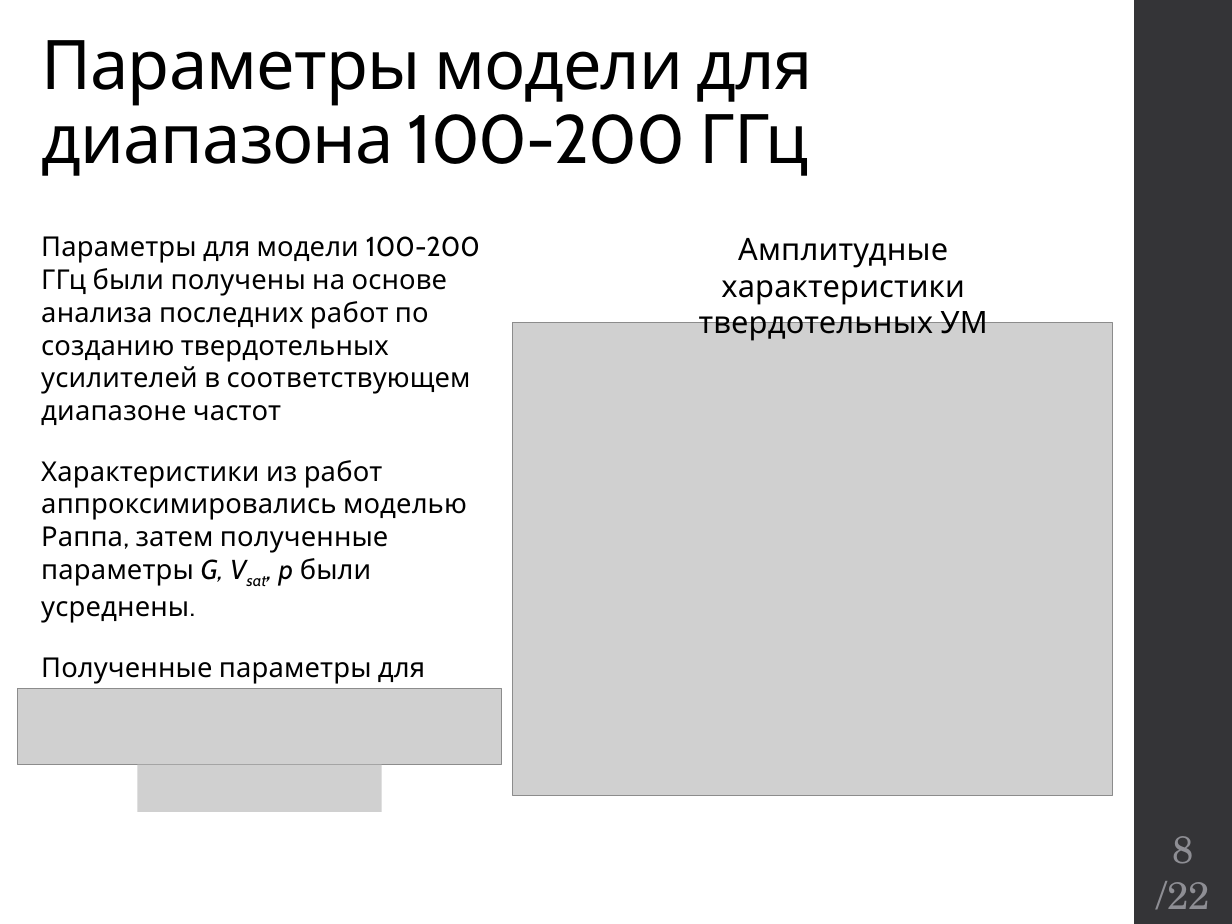
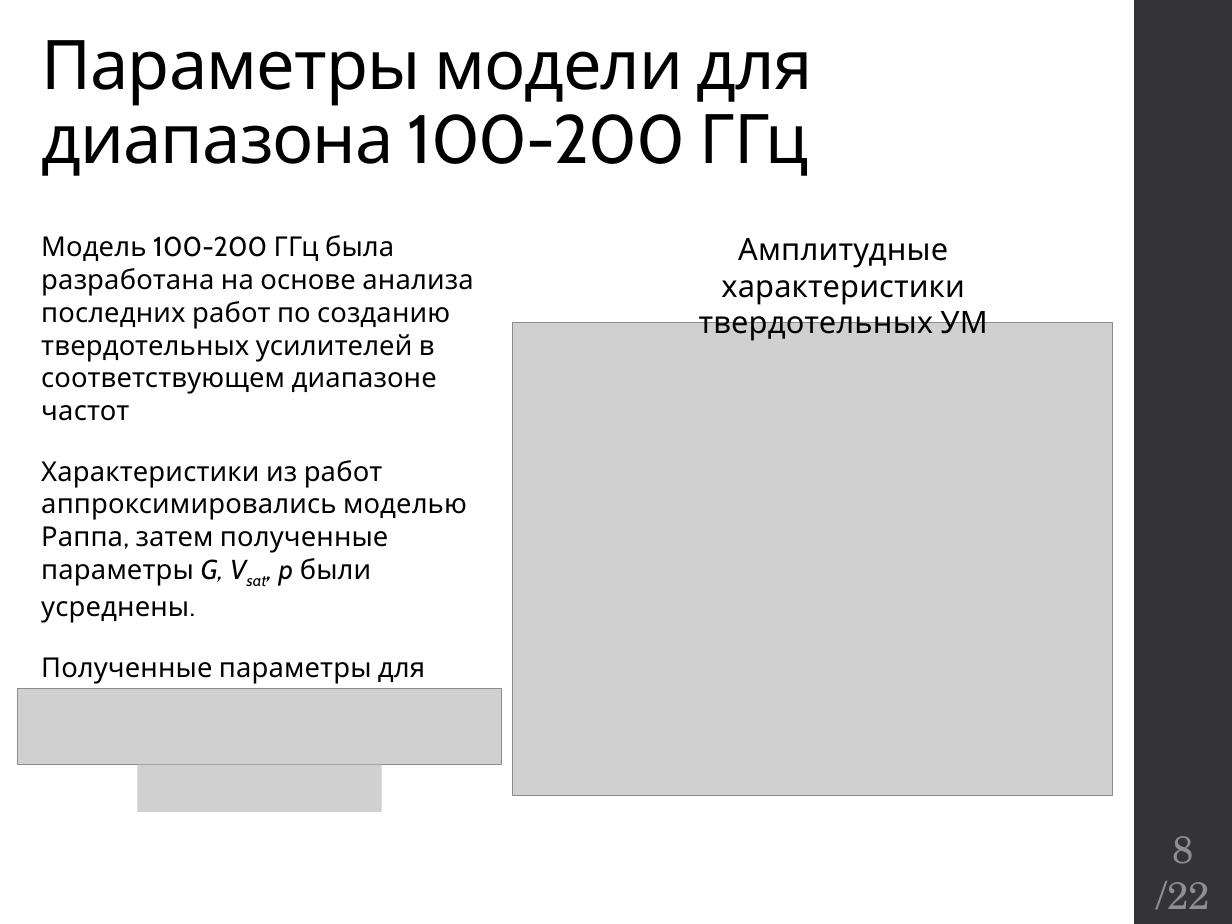
Before and after one commit to kannab98/graduation-paper, a slide deck: slide 8 of Presentation.pptx. Drawn at 1232x924 pixels with LibreOffice and Linux fonts; fonts in the diff are those of the drawing; grey boxes stand for pictures. Boxes give left, top, right and bottom in pixels: in the first picture for what was removed or moved away, otherwise in the second. Text is boxed around its words. In the diff, an @@ line names an element or a change of style, - is before the commit and + after.

```diff
--- a/Presentation.pptx
+++ b/Presentation.pptx
@@ text at box(41, 235, 473, 421): text changed @@
-Параметры для модели 100-200 ГГц были получены на основе анализа последних работ по созданию твердотельных усилителей в соответствующем диапазоне частот
+Модель 100-200 ГГц была разработана на основе анализа последних работ по созданию твердотельных усилителей в соответствующем диапазоне частот
```
Also in this commit, not shown: 14 other slides changed, 2 slides added, 1 other file.
